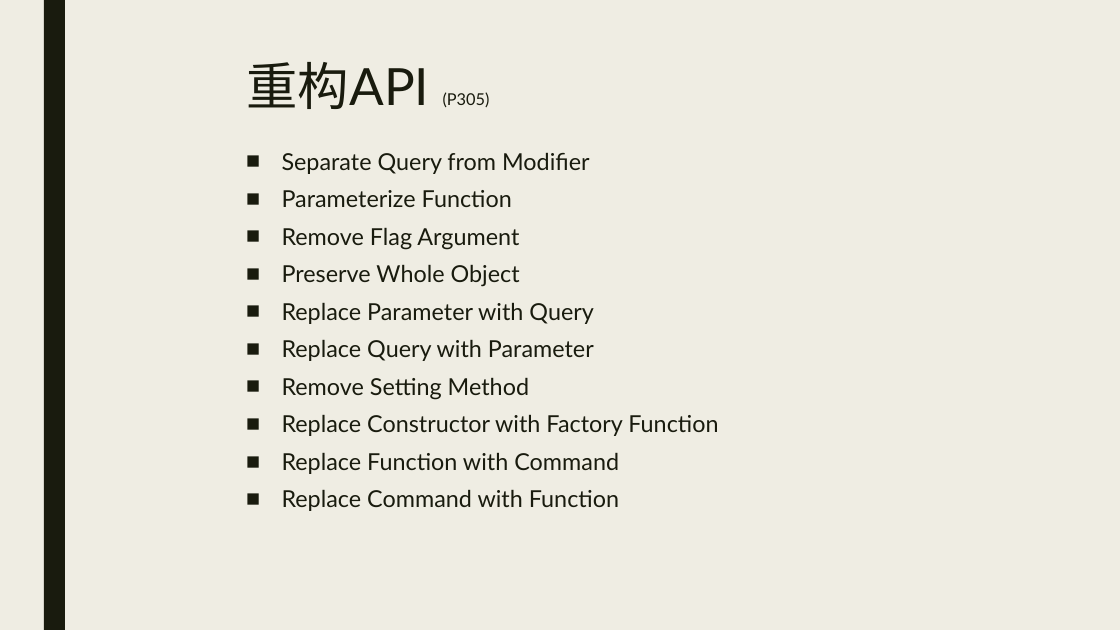
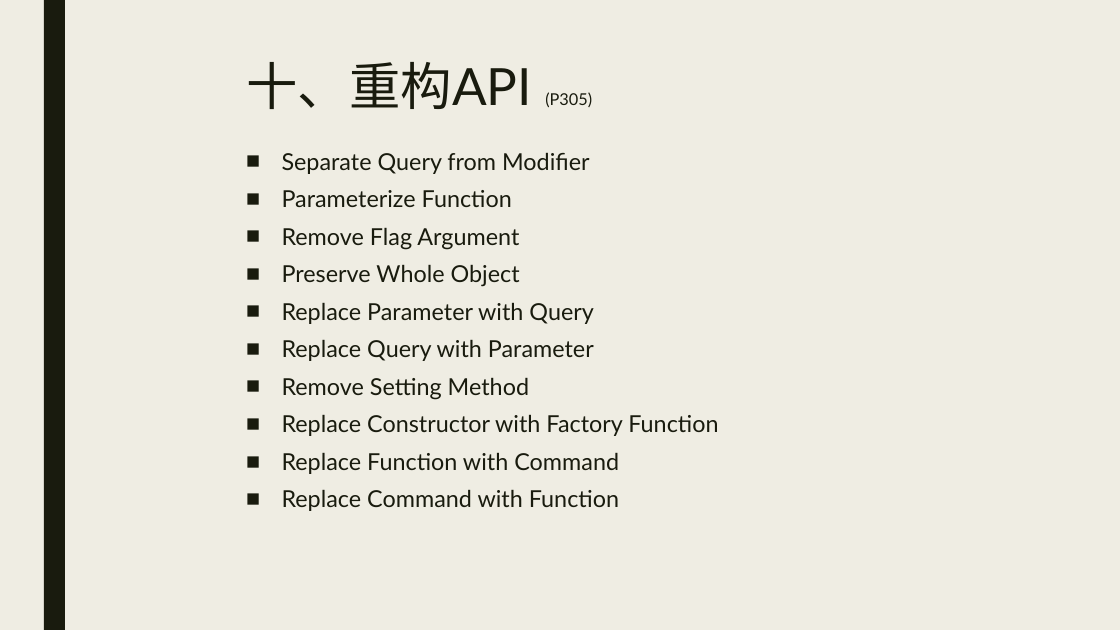
Before and after one commit to ZhengAu/CS_Study, a slide deck: slide 13 of Refactoring/Refactoring.pptx. Drawn at 1120x630 pixels with LibreOffice and Linux fonts; fonts in the diff are those of the drawing. Boxes give left, top, right and bottom in pixels: in the first picture for what was removed or moved away, otherwise in the second. Text is boxed around its words. In the diff, an @@ line names an element or a change of style, - is before the commit and + after.

```diff
--- a/Refactoring/Refactoring.pptx
+++ b/Refactoring/Refactoring.pptx
@@ title at (247,62,592,109): text changed; size 14 to 44 pt @@
-重构API (P305)
+十、重构API (P305)
```
Also in this commit, not shown: 9 other slides changed.
